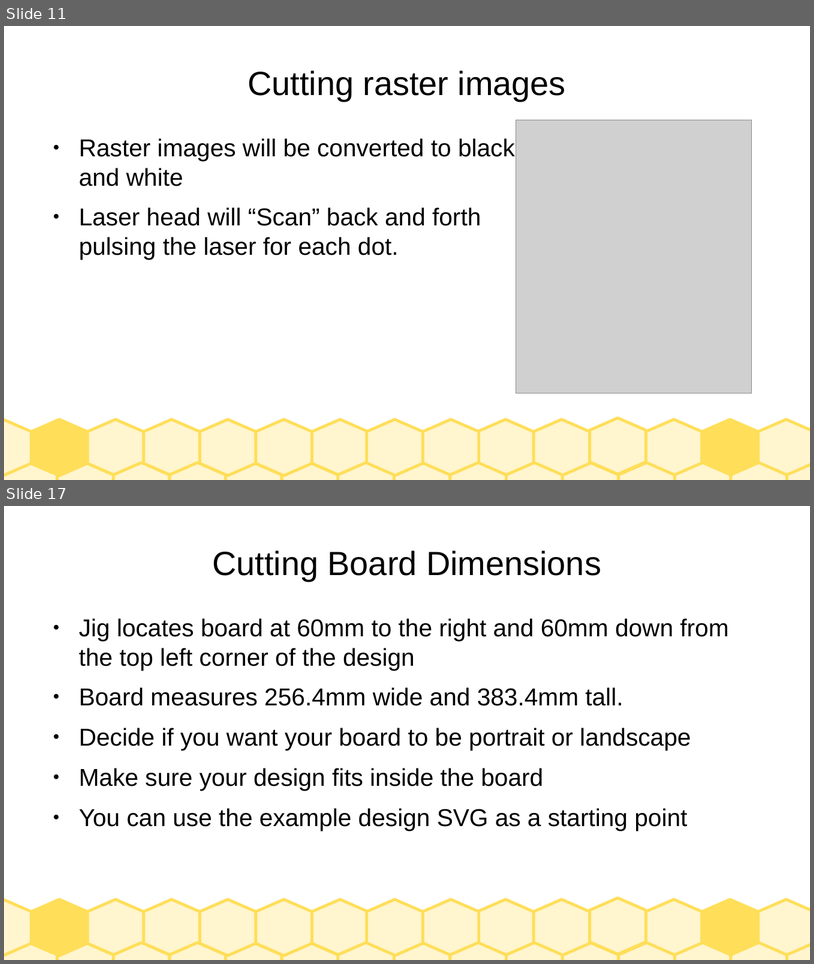
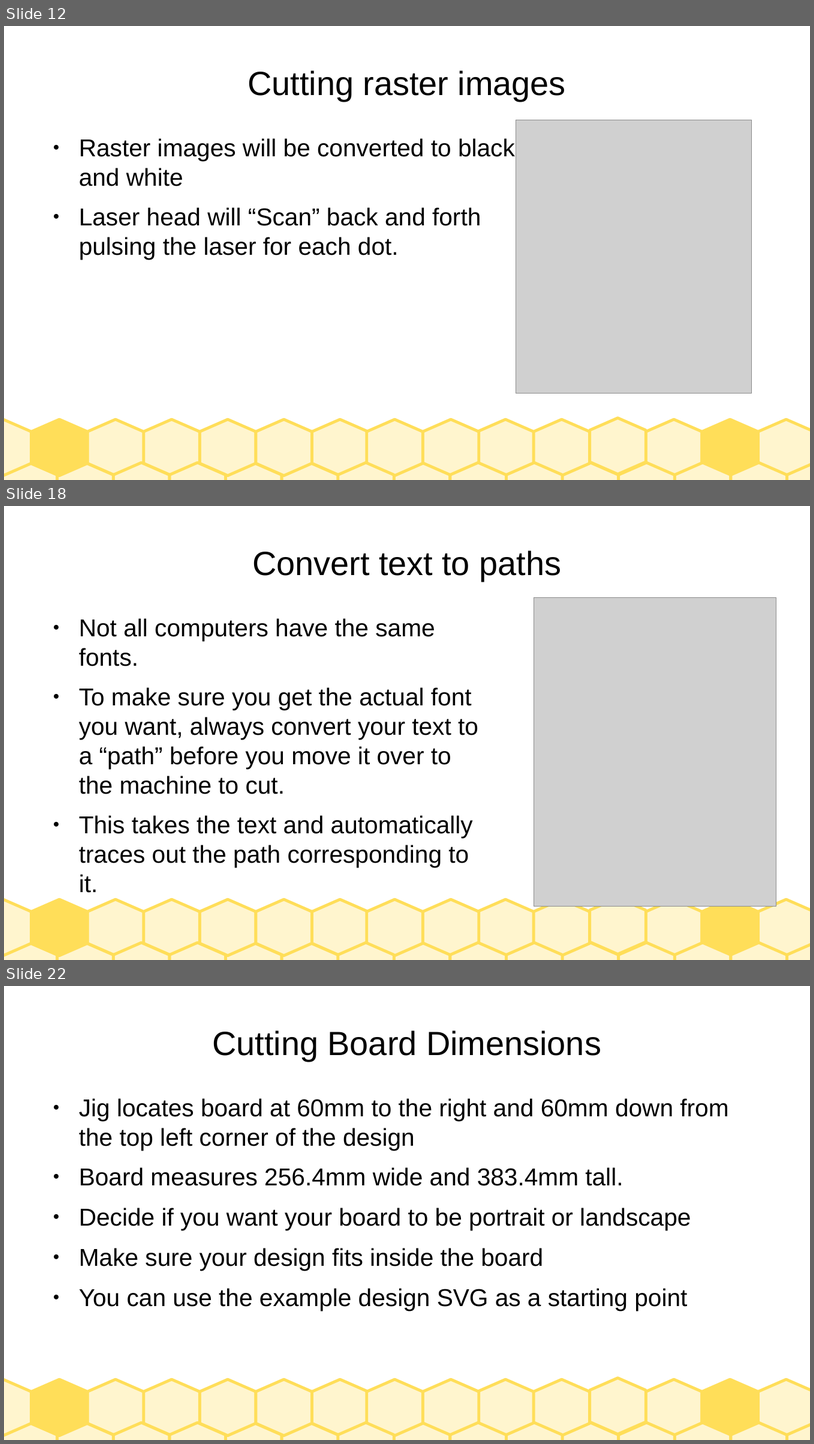
Before and after one commit to jarney/SparkStudioSalem-IndustrialLaserCutters, a slide deck: Training-GeneralPublic.odp. Shown one above the other, each under a label of ours: slides 11 and 17 before the commit, slides 12, 18 and 22 after it; the slides between them are not shown. The pictures are 814x964 and 814x1444 pixels, drawn with LibreOffice and Linux fonts; fonts in the diff are those of the drawing; grey boxes stand for pictures. Boxes give left, top, right and bottom in pixels: in the first picture for what was removed or moved away, otherwise in the second. Text is boxed around its words. In the diff, an @@ line names an element or a change of style, - is before the commit and + after.

Commit message:
Updated training materials before first session.

```diff
--- a/Training-GeneralPublic.odp
+++ b/Training-GeneralPublic.odp
@@ slide 18 added at box(4, 506, 810, 960), background #FFFFFF; not listed: 30 template elements that a slide beside it also shows @@
@@ title added at box(252, 550, 562, 581), 33 pt, text #000000 @@
+Convert text to paths
@@ picture added at box(534, 597, 777, 906) @@
@@ text added at box(79, 618, 479, 867), 24 pt, text #000000 @@
+● Not all computers have the same fonts.
+● To make sure you get the actual font you want, always convert your text to a “path” before you move it over to the machine to cut.
+● This takes the text and automatically traces out the path corresponding to it.
@@ what was slide 11 is now slide 12 @@
@@ what was slide 17 is now slide 22 @@
```
Also in this commit, not shown: 13 slides changed, 5 other slides added, 1 slide removed, 3 other files.
